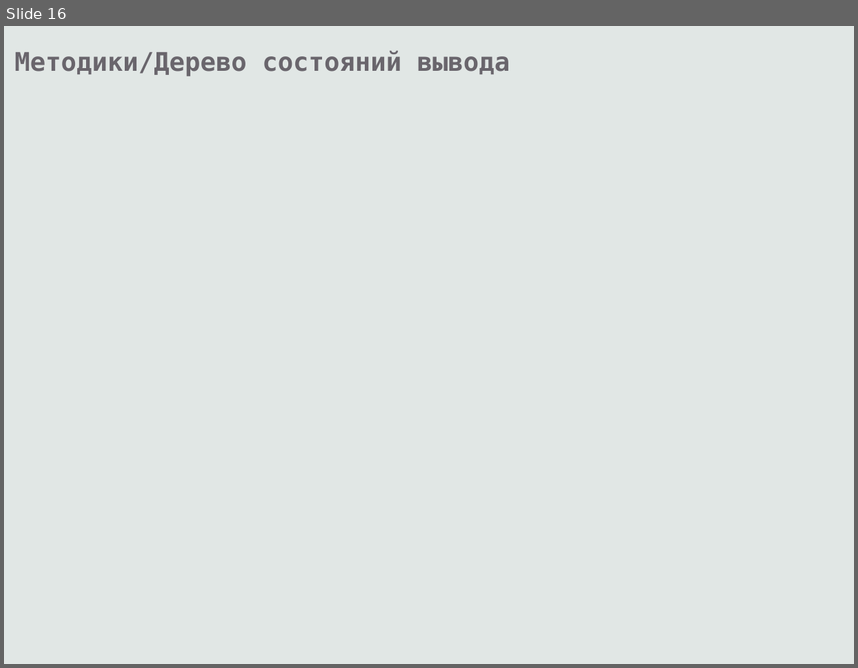
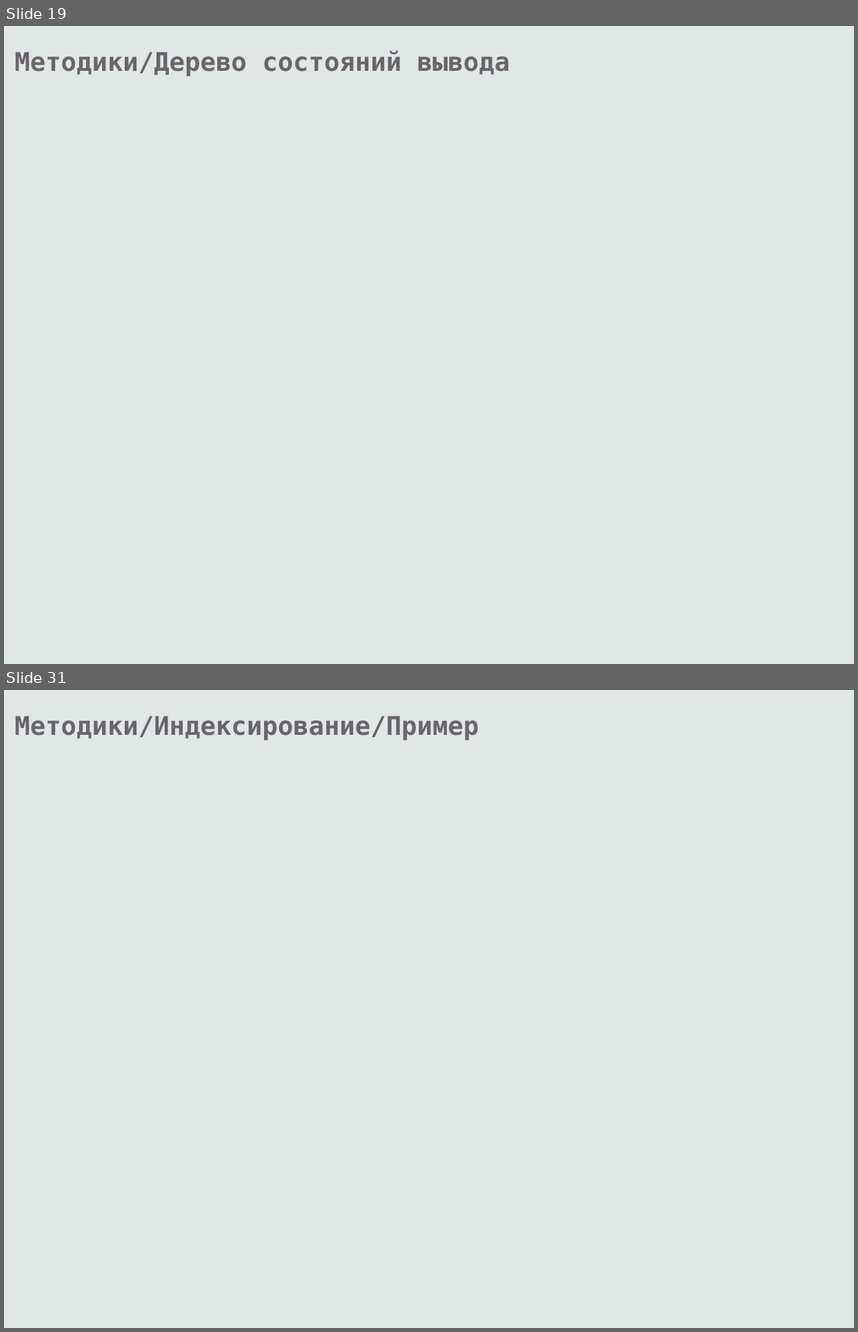
Before and after one commit to eugeneai/prisnif, a slide deck: brick/pres/pacman.odp. Shown one above the other, each under a label of ours: slide 16 before the commit, slides 19 and 31 after it; the slides between them are not shown. The pictures are 858x668 and 858x1332 pixels, drawn with LibreOffice and Linux fonts; fonts in the diff are those of the drawing. Boxes give left, top, right and bottom in pixels: in the first picture for what was removed or moved away, otherwise in the second. Text is boxed around its words. In the diff, an @@ line names an element or a change of style, - is before the commit and + after.

```diff
--- a/brick/pres/pacman.odp
+++ b/brick/pres/pacman.odp
@@ slide 31 added at <box>4,690,854,1328</box>, background #E1E7E5 @@
@@ text added at <box>14,716,479,740</box>, 24 pt, text #69656C, bold @@
+Методики/Индексирование/Пример
@@ what was slide 16 is now slide 19 @@
```
Also in this commit, not shown: 4 slides changed, 26 other slides added, 6 slides removed, 1 other file.
